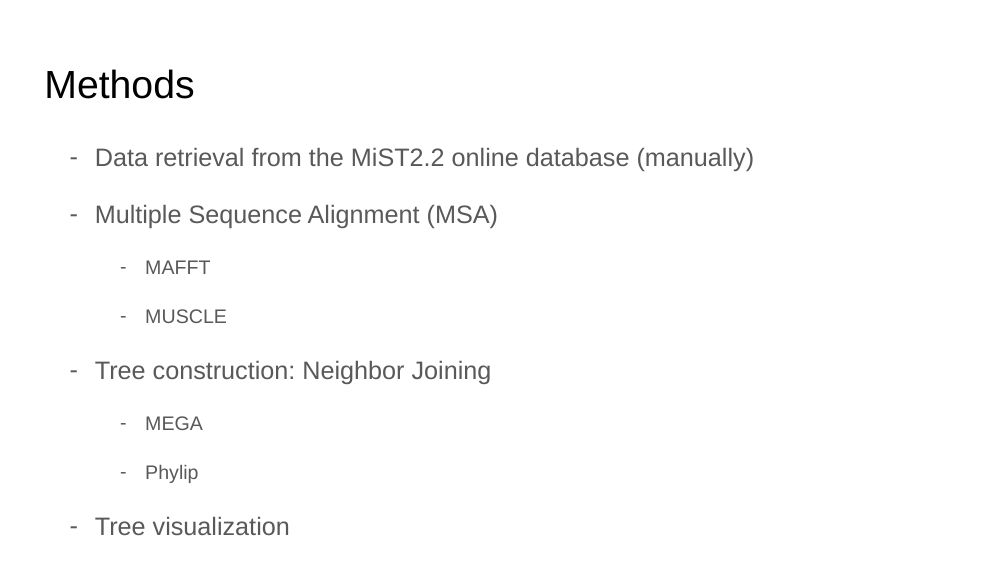
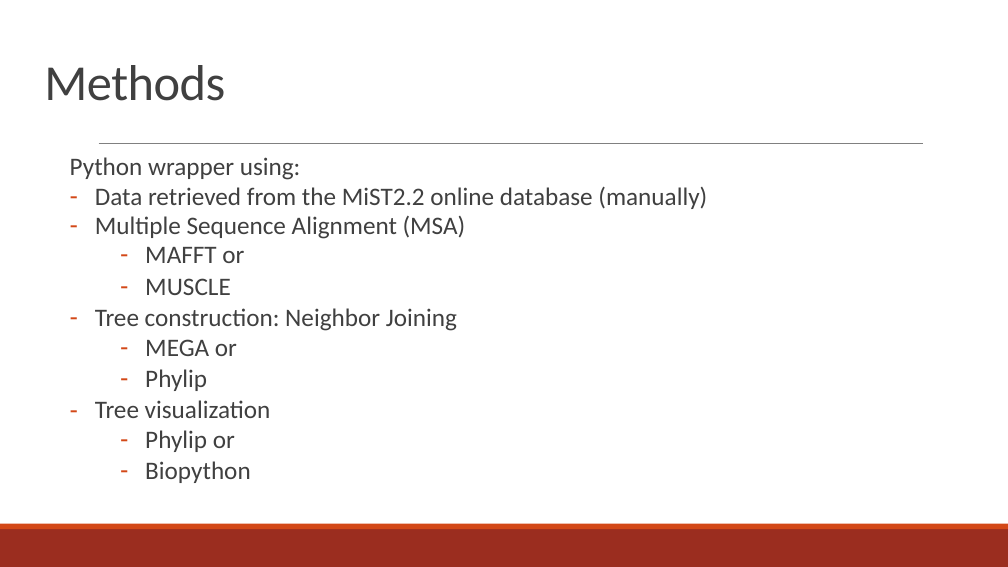
Before and after one commit to MrKort/Pcfb_Final_Project, a slide deck: slide 4 of PBfB_final_presentation_HKruize_KKort.pptx. Drawn at 1008x567 pixels with LibreOffice and Linux fonts; fonts in the diff are those of the drawing. Boxes give left, top, right and bottom in pixels: in the first picture for what was removed or moved away, otherwise in the second. Text is boxed around its words. In the diff, an @@ line names an element or a change of style, - is before the commit and + after.

Commit message:
Finished presentation

```diff
--- a/PBfB_final_presentation_HKruize_KKort.pptx
+++ b/PBfB_final_presentation_HKruize_KKort.pptx
@@ title "Methods" at (44, 65, 225, 101): size 28 to 36 pt, font Arial to Calibri, text colour #000000 to #404040, letter spacing 0 to -0.4 pt; line spacing 1 to 0.85 @@
@@ text at (70, 157, 707, 483): paragraph removed @@
-Python wrapper
@@ text "Python wrapper using:": place and size @@
-text "Python wrapper using:" at (95, 147, 755, 535)
+text "Python wrapper using:" at (70, 157, 707, 483)
@@ line added from (99, 144) to (922, 144), #808080 0.5 pt @@
@@ text at (70, 157, 707, 209): text changed; font Arial to Calibri; text colour #595959 to #404040 @@
-– Data retrieval from the MiST2.2 online database (manually)
+Python wrapper using:
+– Data retrieved from the MiST2.2 online database (manually)
@@ text at (95, 216, 466, 483): font Arial to Calibri, text colour #595959 to #404040 in "Multiple Sequence Alignment (MSA)", "MUSCLE", "Tree construction: Neighbor Joining", "Phylip" and 2 more places; size 14 to 18 pt in "MUSCLE", "Phylip", "Biopython"; line spacing 1.15 to 0.9; less space between paragraphs; bullet colour #595959 to #D34817 @@
@@ text at (145, 247, 244, 263): text changed; size 14 to 18 pt; font Arial to Calibri; text colour #595959 to #404040 @@
-  – MAFFT
+  – MAFFT or
@@ text at (145, 339, 237, 356): text changed; size 14 to 18 pt; font Arial to Calibri; text colour #595959 to #404040 @@
-  – MEGA
+  – MEGA or
@@ text at (145, 430, 235, 452): text changed; size 14 to 18 pt; font Arial to Calibri; text colour #595959 to #404040 @@
-  – Phylip
+  – Phylip or
@@ rectangle added at (0, 529, 1008, 567), fill #9B2D1F @@
@@ rectangle added at (0, 524, 1008, 529), fill #D34817 @@
```
Also in this commit, not shown: 9 other slides changed, 3 slides added, 2 slides removed, 4 other files.
